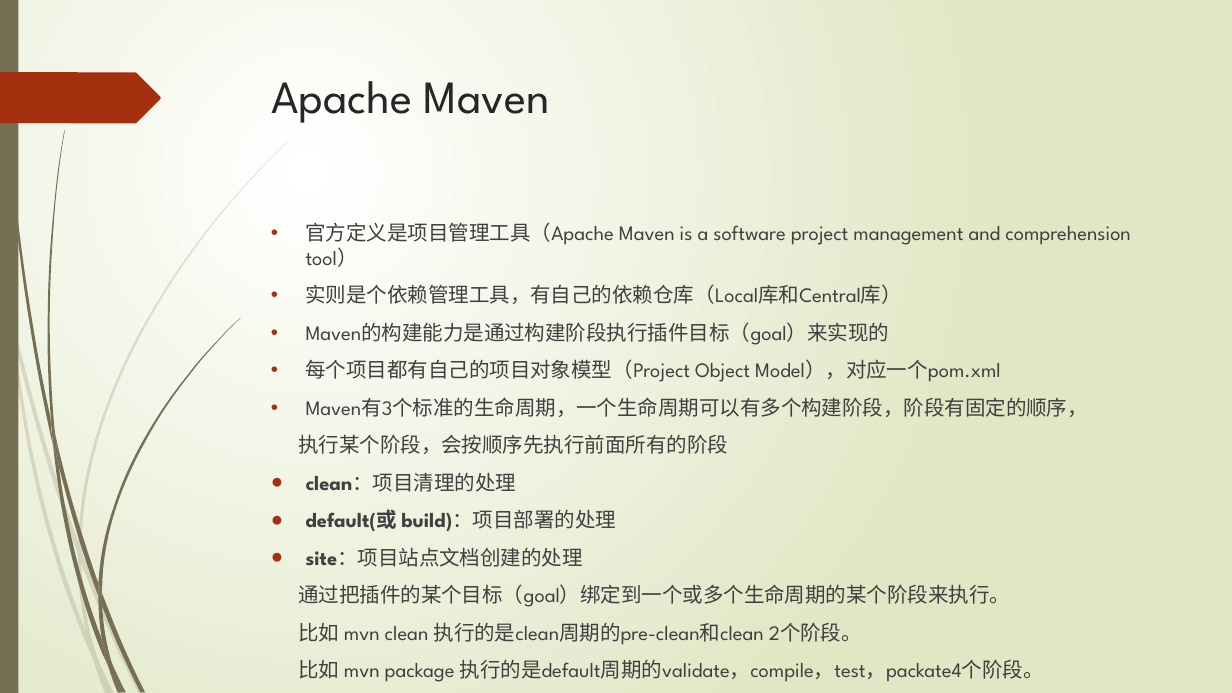
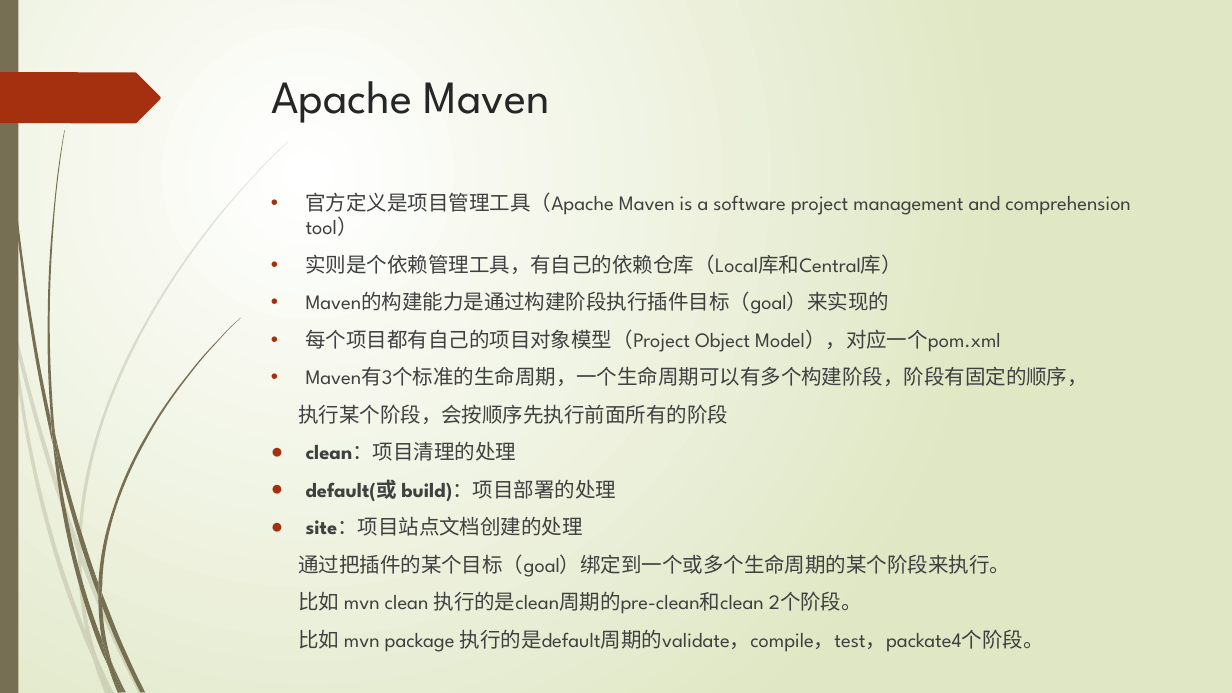
Before and after one commit to xljnc/gradle-springboot-plugin, a slide deck: slide 6 of doc/Gradle浅析.pptx. Drawn at 1232x693 pixels with LibreOffice and Linux fonts; fonts in the diff are those of the drawing. Boxes give left, top, right and bottom in pixels: in the first picture for what was removed or moved away, otherwise in the second. Text is boxed around its words. In the diff, an @@ line names an element or a change of style, - is before the commit and + after.

Commit message:
插件 by qiyu 2021-12-16

```diff
--- a/doc/Gradle浅析.pptx
+++ b/doc/Gradle浅析.pptx
@@ text "官方定义是项目管理工具（Apache Maven is a software ...": place and size @@
-text "官方定义是项目管理工具（Apache Maven is a software ..." at bbox=[298, 222, 1130, 682]
+text "官方定义是项目管理工具（Apache Maven is a software ..." at bbox=[298, 192, 1130, 652]
```
Also in this commit, not shown: 1 other slide changed.
